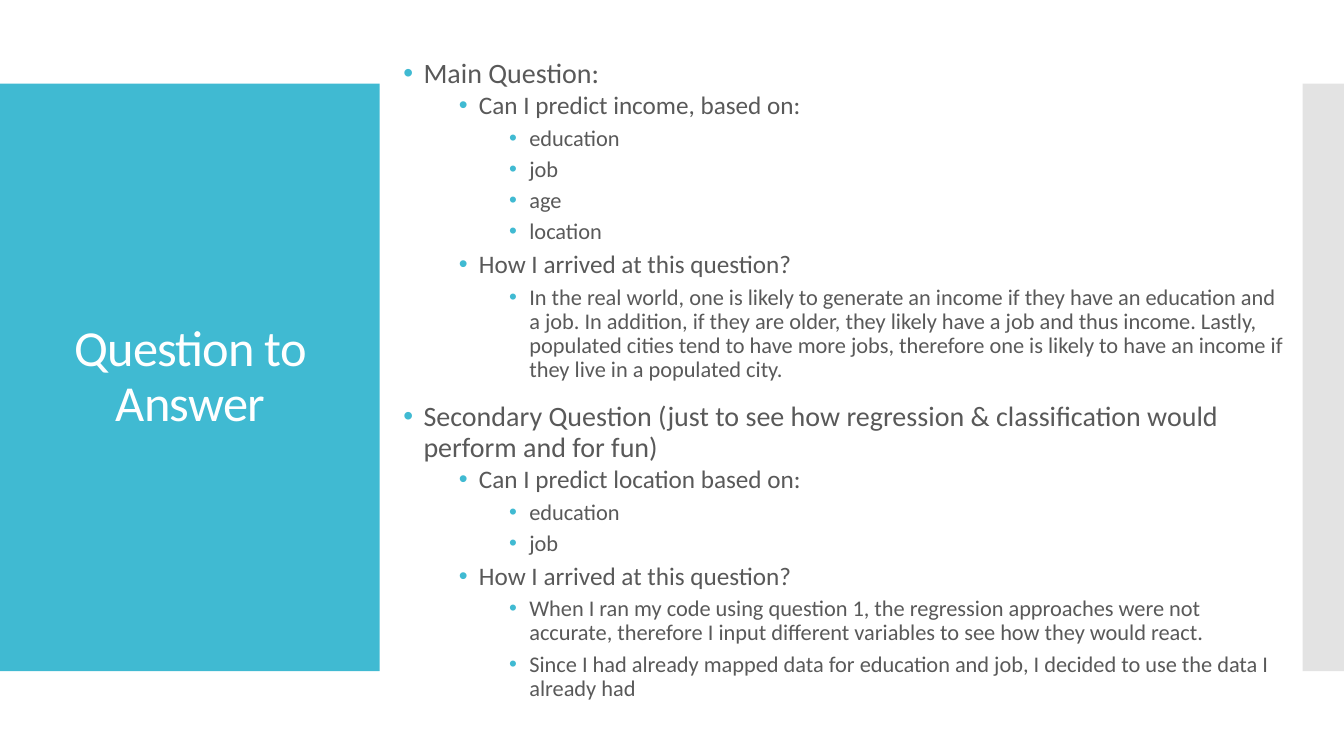
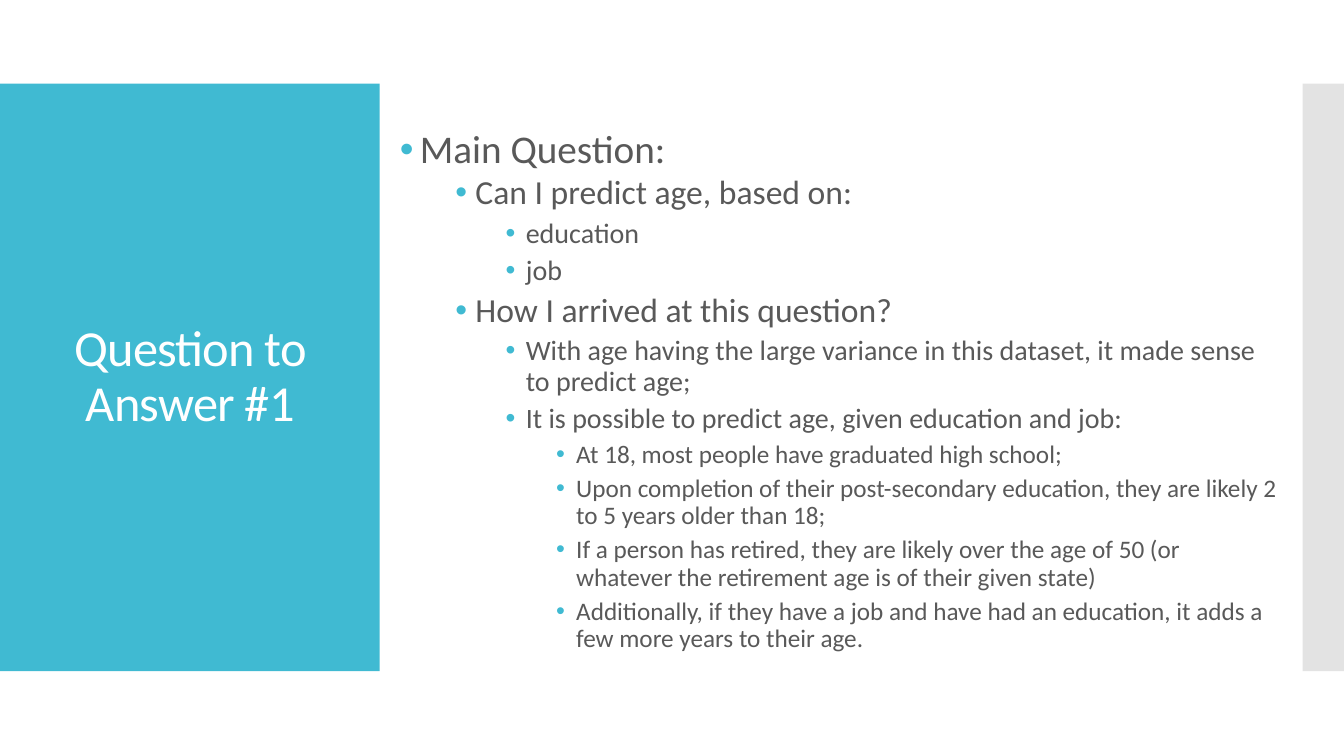
Before and after one commit to puneetsran/date-a-scientist, a slide deck: slide 8 of capstone_starter/date-a-scientist_PUNEET_SRAN.pptx (slide 7 before the commit). Drawn at 1344x756 pixels with LibreOffice and Linux fonts; fonts in the diff are those of the drawing. Boxes give left, top, right and bottom in pixels: in the first picture for what was removed or moved away, otherwise in the second. Text is boxed around its words. In the diff, an @@ line names an element or a change of style, - is before the commit and + after.

Commit message:
Codecademy generated from the project submission page.

```diff
--- a/capstone_starter/date-a-scientist_PUNEET_SRAN.pptx
+++ b/capstone_starter/date-a-scientist_PUNEET_SRAN.pptx
@@ text "Main Question:": place and size @@
-text "Main Question:" at [424,63,1283,700]
+text "Main Question:" at [420,136,1276,652]
@@ text at [420,136,891,328]: size 20 to 28 pt in "Main Question:"; size 16 to 20 pt in "education", "job"; size 18 to 24 pt in "How I arrived at this question?" @@
@@ text at [475,180,852,210]: text changed; size 16 to 24 pt @@
-  • Can I predict income, based on:
-    • education
-    • job
-    • age
-    • location
-  • How I arrived at this question?
-    • In the real world, one is likely to generate an income if they have an education and a job. In addition, if they are older, they likely have a job and thus income. Lastly, populated cities tend to have more jobs, therefore one is likely to have an income if they live in a populated city.
-• Secondary Question (just to see how regression & classification would perform and for fun)
-  • Can I predict location based on:
+  • Can I predict age, based on:
@@ title at [75,331,307,422]: text changed @@
-Question to Answer
+Question to Answer #1
@@ text at [526,340,1276,652]: text changed; size 16 to 18 pt @@
-    • When I ran my code using question 1, the regression approaches were not accurate, therefore I input different variables to see how they would react.
-    • Since I had already mapped data for education and job, I decided to use the data I already had
+    • With age having the large variance in this dataset, it made sense to predict age;
+    • It is possible to predict age, given education and job:
+      • At 18, most people have graduated high school;
+      • Upon completion of their post-secondary education, they are likely 2 to 5 years older than 18;
+      • If a person has retired, they are likely over the age of 50 (or whatever the retirement age is of their given state)
+      • Additionally, if they have a job and have had an education, it adds a few more years to their age.
```
Also in this commit, not shown: 16 other slides changed, 3 slides added, 3 other files.
